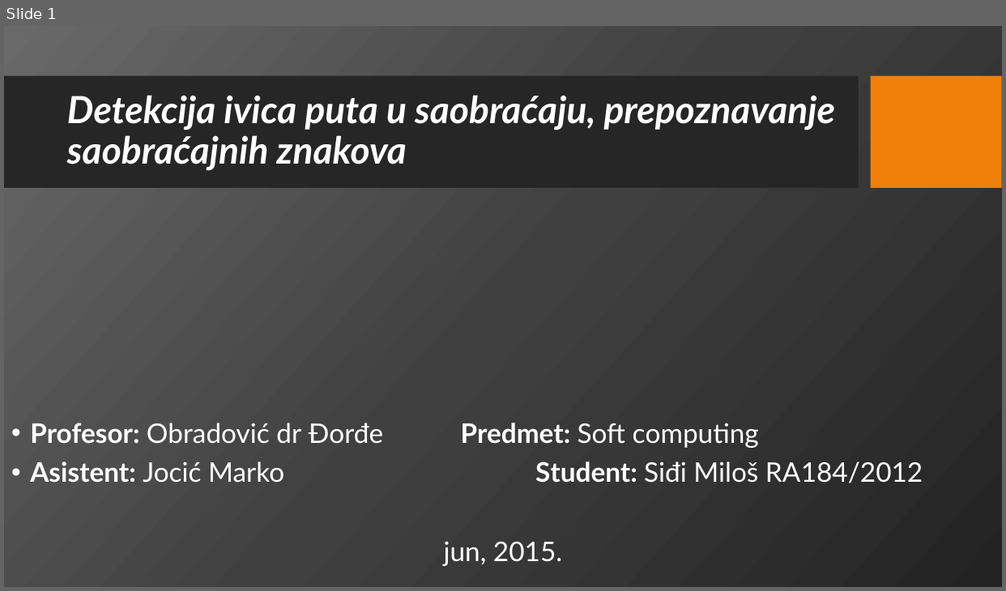
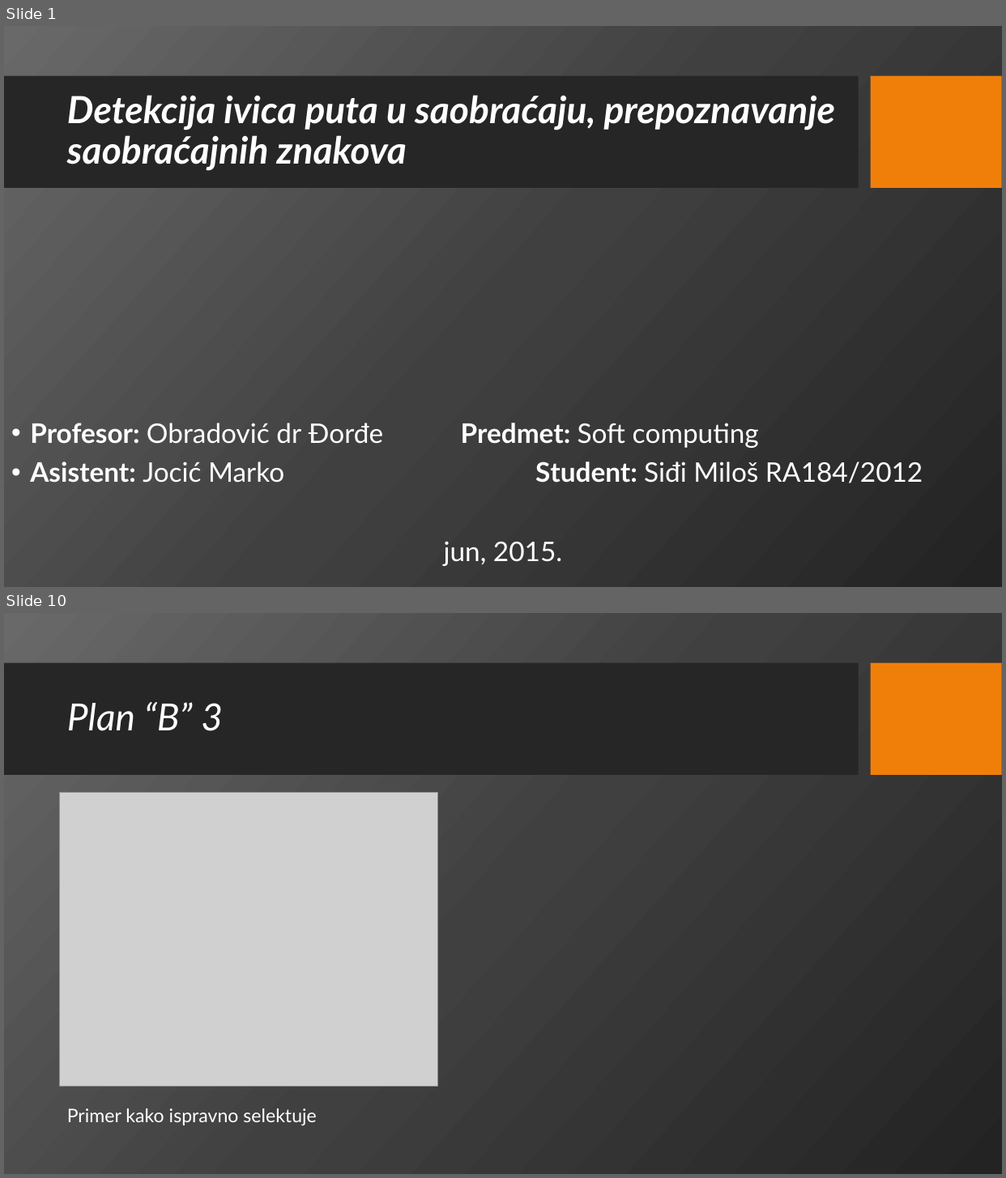
Before and after one commit to msidji/MilosSidji_SoftComputing, a slide deck: Python/Sidji-Prezentacija2.pptx. Shown one above the other, each under a label of ours: slide 1 before the commit, slides 1 and 10 after it; the slides between them are not shown. The pictures are 1006x591 and 1006x1178 pixels, drawn with LibreOffice and Linux fonts; fonts in the diff are those of the drawing; grey boxes stand for pictures; background and template pictures are left out. Boxes give left, top, right and bottom in pixels: in the first picture for what was removed or moved away, otherwise in the second. Text is boxed around its words. In the diff, an @@ line names an element or a change of style, - is before the commit and + after.

Commit message:
Prezentacija. Test primeri.

```diff
--- a/Python/Sidji-Prezentacija2.pptx
+++ b/Python/Sidji-Prezentacija2.pptx
@@ slide 10 added at bbox=[4, 613, 1002, 1174], background picture (left out); not listed: 2 template elements that a slide beside it also shows @@
@@ title added at bbox=[67, 702, 223, 731], 36 pt, text #FFFFFF, italic @@
+Plan “B” 3
@@ picture added at bbox=[59, 792, 438, 1087] @@
@@ text added at bbox=[67, 1109, 316, 1126], 18 pt, text #FFFFFF @@
+Primer kako ispravno selektuje
```
Also in this commit, not shown: 16 other slides added, 8 slides removed, 8 other files.
